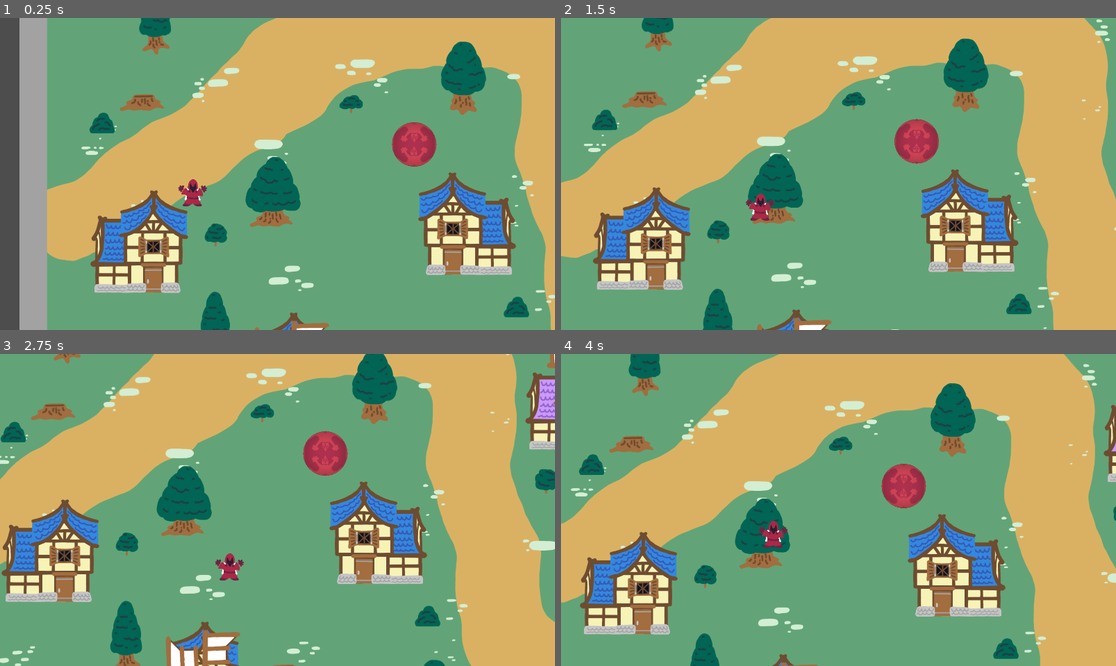
Above: before the commit, frames 1-4 (two rows, left to right).
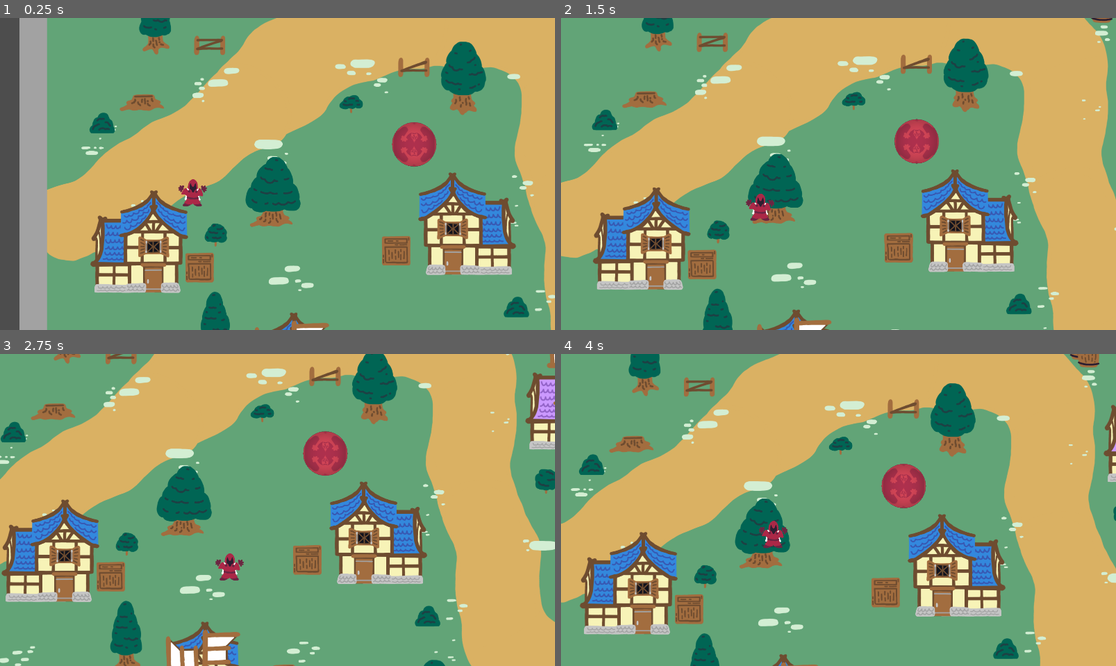
Above: after the commit, the same moments.

Repository: Hangover-Sunshine/KATAMARI-MEATBALL
Game: Godot game, scene res://scenes/Menus/ArtTest2.tscn
The game is run twice, just before and just after one commit, with the same random seed, the same clock (stepped at 60 frames per second) and the same inputs. This scene is started directly instead of the project's main scene.
Inputs (mouse positions are in pixels of both pictures, inside the frame that each line leads up to):
- Up to frame 1 (0.25 s): no input
- Up to frame 2 (1.5 s): tap Enter at 0.5 s; move the mouse to (960, 158) at 0.52 s; hold D (WalkRight) 0.53-1.28 s; click (960, 158) at 0.67 s; move the mouse to (727, 189) at 1.27 s; hold S (WalkDown) from 1.28 s (still down)
- Up to frame 3 (2.75 s): move the mouse to (333, 441) at 2.02 s; release S (WalkDown) at 2.03 s; hold D (WalkRight) from 2.03 s (still down)
- Up to frame 4 (4 s): move the mouse to (810, 572) at 2.77 s; release D (WalkRight) at 2.78 s; hold W (WalkUp) 2.78-3.53 s; click (810, 572) at 2.92 s; move the mouse to (1005, 556) at 3.52 s; hold A (WalkLeft) from 3.53 s (still down)

The runs differ from the first frame. In frame 1, 1.3% of the frame differs, in the area x 33-78%, y 5-85%; in frame 2, 1.4%; in frame 3, 1.2%; in frame 4, 1.5%, in the area x 20-97%, y 0-87%.

Commit message:
Misc Prop Assets Push

Diff:
--- a/scenes/Menus/ArtTest2.tscn
+++ b/scenes/Menus/ArtTest2.tscn
@@ -24,9 +24,7 @@
 [ext_resource type="Texture2D" uid="uid://jta30w7j0nj1" path="res://assets/props/decals/Decals_Rocks10.png" id="23_c1oe7"]
 [ext_resource type="Texture2D" uid="uid://la7cans3vgdf" path="res://assets/props/decals/Decals_Rocks08.png" id="24_51vfc"]
 [ext_resource type="Texture2D" uid="uid://b3aqn60d2bvo5" path="res://assets/props/decals/Decals_Rocks13.png" id="24_u4l52"]
-[ext_resource type="Texture2D" uid="uid://cavm6look57lx" path="res://assets/props/decals/Decal_WheatMound.png" id="25_5nxcd"]
 [ext_resource type="Texture2D" uid="uid://drxvimsm4vqbe" path="res://assets/props/decals/Decals_Rocks06.png" id="25_gb2t8"]
-[ext_resource type="Texture2D" uid="uid://dcaggp7hhwsx" path="res://assets/props/plant/Prop_Wheat_128x128.png" id="26_by04i"]
 [ext_resource type="Texture2D" uid="uid://b4mudy8wvoltu" path="res://assets/props/decals/Decals_Rocks04.png" id="26_ls0yy"]
 [ext_resource type="Texture2D" uid="uid://6frolb64yrqt" path="res://assets/props/plant/Prop_Tree4_192x320.png" id="27_llqv6"]
 [ext_resource type="Texture2D" uid="uid://cbq10sub770mo" path="res://assets/props/decals/Decals_Rocks02.png" id="27_mkswk"]
@@ -42,8 +40,14 @@
 [ext_resource type="Texture2D" uid="uid://n68s1ni7tknq" path="res://assets/props/buildings/2x1_Windmill_R.png" id="40_vvf43"]
 [ext_resource type="Texture2D" uid="uid://dkci22nji3hxh" path="res://assets/props/buildings/2x1_Windmill_L.png" id="41_y34pp"]
 [ext_resource type="Texture2D" uid="uid://d1qy8h3psvcc3" path="res://assets/props/buildings/2x1_Windmill.png" id="42_60fdd"]
+[ext_resource type="Texture2D" uid="uid://cfdu3txl1oov1" path="res://assets/props/misc/Prop_Crate.png" id="43_1nqd7"]
 [ext_resource type="Texture2D" uid="uid://bu7dkfhaaf4a7" path="res://assets/props/buildings/Prop_Windmill_Fan.png" id="43_s5q7p"]
+[ext_resource type="Texture2D" uid="uid://bnjo7qk4128tu" path="res://assets/props/misc/Prop_Barrel.png" id="44_0bmbh"]
 [ext_resource type="Texture2D" uid="uid://bnqlyu78vtchk" path="res://assets/props/buildings/Prop_Cottage_Debri.png" id="44_acrao"]
+[ext_resource type="Texture2D" uid="uid://dnvrhqqecbbte" path="res://assets/props/misc/Prop_FenceB.png" id="45_f4ugf"]
+[ext_resource type="Texture2D" uid="uid://c2mmxt0b553me" path="res://assets/props/misc/Prop_FenceC.png" id="46_trl8o"]
+[ext_resource type="Texture2D" uid="uid://c47en7150vh51" path="res://assets/props/misc/Prop_Sign.png" id="47_g5kkl"]
+[ext_resource type="Texture2D" uid="uid://csaotyh4rttur" path="res://assets/props/misc/Prop_FenceA.png" id="48_5nguj"]
 
 [sub_resource type="NavigationPolygon" id="NavigationPolygon_ccia3"]
 vertices = PackedVector2Array(1388, -1080, 1397, 1343, -1005, 1339, -996, -1084)
@@ -277,248 +281,6 @@
 position = Vector2(818, 323)
 texture = ExtResource("13_ik62h")
 
-[node name="Wheat" type="Node2D" parent="Art"]
-
-[node name="DecalWheatMound4" type="Sprite2D" parent="Art/Wheat"]
-position = Vector2(-168, -939)
-rotation = -0.0161428
-texture = ExtResource("25_5nxcd")
-
-[node name="DecalWheatMound5" type="Sprite2D" parent="Art/Wheat"]
-position = Vector2(-162, -790)
-rotation = -0.0161428
-texture = ExtResource("25_5nxcd")
-
-[node name="PropWheat128x131" type="Sprite2D" parent="Art/Wheat"]
-position = Vector2(-123, -1009)
-texture = ExtResource("26_by04i")
-hframes = 2
-
-[node name="PropWheat128x132" type="Sprite2D" parent="Art/Wheat"]
-position = Vector2(-121, -973)
-texture = ExtResource("26_by04i")
-hframes = 2
-
-[node name="PropWheat128x133" type="Sprite2D" parent="Art/Wheat"]
-position = Vector2(-116, -927)
-texture = ExtResource("26_by04i")
-hframes = 2
-
-[node name="PropWheat128x134" type="Sprite2D" parent="Art/Wheat"]
-position = Vector2(-113, -876)
-texture = ExtResource("26_by04i")
-hframes = 2
-
-[node name="PropWheat128x135" type="Sprite2D" parent="Art/Wheat"]
-position = Vector2(-107, -827)
-texture = ExtResource("26_by04i")
-hframes = 2
-
-[node name="PropWheat128x128" type="Sprite2D" parent="Art/Wheat"]
-position = Vector2(-103, -784)
-texture = ExtResource("26_by04i")
-hframes = 2
-
-[node name="PropWheat128x129" type="Sprite2D" parent="Art/Wheat"]
-position = Vector2(-100, -742)
-texture = ExtResource("26_by04i")
-hframes = 2
-
-[node name="PropWheat128x136" type="Sprite2D" parent="Art/Wheat"]
-position = Vector2(-231, -1009)
-texture = ExtResource("26_by04i")
-hframes = 2
-
-[node name="PropWheat128x137" type="Sprite2D" parent="Art/Wheat"]
-position = Vector2(-229, -969)
-texture = ExtResource("26_by04i")
-hframes = 2
-
-[node name="PropWheat128x138" type="Sprite2D" parent="Art/Wheat"]
-position = Vector2(-225, -917)
-texture = ExtResource("26_by04i")
-hframes = 2
-
-[node name="PropWheat128x139" type="Sprite2D" parent="Art/Wheat"]
-position = Vector2(-219, -873)
-texture = ExtResource("26_by04i")
-hframes = 2
-
-[node name="PropWheat128x140" type="Sprite2D" parent="Art/Wheat"]
-position = Vector2(-212, -826)
-texture = ExtResource("26_by04i")
-hframes = 2
-
-[node name="PropWheat128x141" type="Sprite2D" parent="Art/Wheat"]
-position = Vector2(-205, -779)
-texture = ExtResource("26_by04i")
-hframes = 2
-
-[node name="PropWheat128x142" type="Sprite2D" parent="Art/Wheat"]
-position = Vector2(-201, -729)
-texture = ExtResource("26_by04i")
-hframes = 2
-
-[node name="DecalWheatMound6" type="Sprite2D" parent="Art/Wheat"]
-position = Vector2(77.7821, -946.267)
-rotation = -0.0161428
-texture = ExtResource("25_5nxcd")
-
-[node name="DecalWheatMound7" type="Sprite2D" parent="Art/Wheat"]
-position = Vector2(83.7821, -797.267)
-rotation = -0.0161428
-texture = ExtResource("25_5nxcd")
-
-[node name="PropWheat128x143" type="Sprite2D" parent="Art/Wheat"]
-position = Vector2(122.782, -1016.27)
-texture = ExtResource("26_by04i")
-hframes = 2
-
-[node name="PropWheat128x144" type="Sprite2D" parent="Art/Wheat"]
-position = Vector2(124.782, -980.267)
-texture = ExtResource("26_by04i")
-hframes = 2
-
-[node name="PropWheat128x145" type="Sprite2D" parent="Art/Wheat"]
-position = Vector2(129.782, -934.267)
-texture = ExtResource("26_by04i")
-hframes = 2
-
-[node name="PropWheat128x146" type="Sprite2D" parent="Art/Wheat"]
-position = Vector2(132.782, -883.267)
-texture = ExtResource("26_by04i")
-hframes = 2
-
-[node name="PropWheat128x147" type="Sprite2D" parent="Art/Wheat"]
-position = Vector2(138.782, -834.267)
-texture = ExtResource("26_by04i")
-hframes = 2
-
-[node name="PropWheat128x130" type="Sprite2D" parent="Art/Wheat"]
-position = Vector2(142.782, -791.267)
-texture = ExtResource("26_by04i")
-hframes = 2
-
-[node name="PropWheat128x148" type="Sprite2D" parent="Art/Wheat"]
-position = Vector2(145.782, -749.267)
-texture = ExtResource("26_by04i")
-hframes = 2
-
-[node name="PropWheat128x149" type="Sprite2D" parent="Art/Wheat"]
-position = Vector2(14.7821, -1016.27)
-texture = ExtResource("26_by04i")
-hframes = 2
-
-[node name="PropWheat128x150" type="Sprite2D" parent="Art/Wheat"]
-position = Vector2(16.7821, -976.267)
-texture = ExtResource("26_by04i")
-hframes = 2
-
-[node name="PropWheat128x151" type="Sprite2D" parent="Art/Wheat"]
-position = Vector2(20.7821, -924.267)
-texture = ExtResource("26_by04i")
-hframes = 2
-
-[node name="PropWheat128x152" type="Sprite2D" parent="Art/Wheat"]
-position = Vector2(26.7821, -880.267)
-texture = ExtResource("26_by04i")
-hframes = 2
-
-[node name="PropWheat128x153" type="Sprite2D" parent="Art/Wheat"]
-position = Vector2(33.7821, -833.267)
-texture = ExtResource("26_by04i")
-hframes = 2
-
-[node name="PropWheat128x154" type="Sprite2D" parent="Art/Wheat"]
-position = Vector2(40.7821, -786.267)
-texture = ExtResource("26_by04i")
-hframes = 2
-
-[node name="PropWheat128x155" type="Sprite2D" parent="Art/Wheat"]
-position = Vector2(44.7821, -736.267)
-texture = ExtResource("26_by04i")
-hframes = 2
-
-[node name="DecalWheatMound8" type="Sprite2D" parent="Art/Wheat"]
-position = Vector2(324.782, -953.267)
-rotation = -0.0161428
-texture = ExtResource("25_5nxcd")
-
-[node name="DecalWheatMound9" type="Sprite2D" parent="Art/Wheat"]
-position = Vector2(330.782, -804.267)
-rotation = -0.0161428
-texture = ExtResource("25_5nxcd")
-
-[node name="PropWheat128x156" type="Sprite2D" parent="Art/Wheat"]
-position = Vector2(369.782, -1023.27)
-texture = ExtResource("26_by04i")
-hframes = 2
-
-[node name="PropWheat128x157" type="Sprite2D" parent="Art/Wheat"]
-position = Vector2(371.782, -987.267)
-texture = ExtResource("26_by04i")
-hframes = 2
-
-[node name="PropWheat128x158" type="Sprite2D" parent="Art/Wheat"]
-position = Vector2(376.782, -941.267)
-texture = ExtResource("26_by04i")
-hframes = 2
-
-[node name="PropWheat128x159" type="Sprite2D" parent="Art/Wheat"]
-position = Vector2(379.782, -890.267)
-texture = ExtResource("26_by04i")
-hframes = 2
-
-[node name="PropWheat128x160" type="Sprite2D" parent="Art/Wheat"]
-position = Vector2(385.782, -841.267)
-texture = ExtResource("26_by04i")
-hframes = 2
-
-[node name="PropWheat128x161" type="Sprite2D" parent="Art/Wheat"]
-position = Vector2(389.782, -798.267)
-texture = ExtResource("26_by04i")
-hframes = 2
-
-[node name="PropWheat128x162" type="Sprite2D" parent="Art/Wheat"]
-position = Vector2(392.782, -756.267)
-texture = ExtResource("26_by04i")
-hframes = 2
-
-[node name="PropWheat128x163" type="Sprite2D" parent="Art/Wheat"]
-position = Vector2(261.782, -1023.27)
-texture = ExtResource("26_by04i")
-hframes = 2
-
-[node name="PropWheat128x164" type="Sprite2D" parent="Art/Wheat"]
-position = Vector2(263.782, -983.267)
-texture = ExtResource("26_by04i")
-hframes = 2
-
-[node name="PropWheat128x165" type="Sprite2D" parent="Art/Wheat"]
-position = Vector2(267.782, -931.267)
-texture = ExtResource("26_by04i")
-hframes = 2
-
-[node name="PropWheat128x166" type="Sprite2D" parent="Art/Wheat"]
-position = Vector2(273.782, -887.267)
-texture = ExtResource("26_by04i")
-hframes = 2
-
-[node name="PropWheat128x167" type="Sprite2D" parent="Art/Wheat"]
-position = Vector2(280.782, -840.267)
-texture = ExtResource("26_by04i")
-hframes = 2
-
-[node name="PropWheat128x168" type="Sprite2D" parent="Art/Wheat"]
-position = Vector2(287.782, -793.267)
-texture = ExtResource("26_by04i")
-hframes = 2
-
-[node name="PropWheat128x169" type="Sprite2D" parent="Art/Wheat"]
-position = Vector2(291.782, -743.267)
-texture = ExtResource("26_by04i")
-hframes = 2
-
 [node name="Trees" type="Node2D" parent="Art"]
 
 [node name="PropTree4192x320" type="Sprite2D" parent="Art/Trees"]
@@ -785,7 +547,68 @@
 offset = Vector2(1.605, 0)
 
 [node name="PropCottageDebri" type="Sprite2D" parent="."]
-position = Vector2(152, 1048)
+position = Vector2(-17, -957)
 texture = ExtResource("44_acrao")
+hframes = 2
 vframes = 2
 frame = 1
+
+[node name="PropCrate" type="Sprite2D" parent="."]
+position = Vector2(290, -677)
+texture = ExtResource("43_1nqd7")
+
+[node name="PropCrate2" type="Sprite2D" parent="."]
+position = Vector2(289, -677)
+texture = ExtResource("43_1nqd7")
+
+[node name="PropCrate3" type="Sprite2D" parent="."]
+position = Vector2(192, -673)
+texture = ExtResource("43_1nqd7")
+
+[node name="PropCrate4" type="Sprite2D" parent="."]
+position = Vector2(236, -758)
+texture = ExtResource("43_1nqd7")
+
+[node name="PropBarrel" type="Sprite2D" parent="."]
+position = Vector2(677, -479)
+texture = ExtResource("44_0bmbh")
+
+[node name="PropBarrel2" type="Sprite2D" parent="."]
+position = Vector2(704, -453)
+texture = ExtResource("44_0bmbh")
+
+[node name="PropBarrel3" type="Sprite2D" parent="."]
+position = Vector2(693, -537)
+texture = ExtResource("44_0bmbh")
+
+[node name="PropFenceB" type="Sprite2D" parent="."]
+position = Vector2(-643, -339)
+texture = ExtResource("45_f4ugf")
+
+[node name="PropFenceC" type="Sprite2D" parent="."]
+position = Vector2(63, -263)
+texture = ExtResource("46_trl8o")
+
+[node name="PropSign" type="Sprite2D" parent="."]
+position = Vector2(-197, -639)
+texture = ExtResource("47_g5kkl")
+
+[node name="PropFenceA" type="Sprite2D" parent="."]
+position = Vector2(539, -551)
+texture = ExtResource("48_5nguj")
+
+[node name="PropCrate5" type="Sprite2D" parent="."]
+position = Vector2(1138, -79)
+texture = ExtResource("43_1nqd7")
+
+[node name="PropCrate6" type="Sprite2D" parent="."]
+position = Vector2(2, 372)
+texture = ExtResource("43_1nqd7")
+
+[node name="PropCrate7" type="Sprite2D" parent="."]
+position = Vector2(-678, 430)
+texture = ExtResource("43_1nqd7")
+
+[node name="PropCrate8" type="Sprite2D" parent="."]
+position = Vector2(-532, 963)
+texture = ExtResource("43_1nqd7")
Binary file added: assets/props/misc/Prop_Barrel.png
Not shown, changed: assets/props/misc/Prop_Barrel.png.import
Binary file added: assets/props/misc/Prop_Crate.png
Not shown, added: assets/props/misc/Prop_Crate.png.import
Binary file added: assets/props/misc/Prop_FenceA.png
Not shown, added: assets/props/misc/Prop_FenceA.png.import
Binary file added: assets/props/misc/Prop_FenceB.png
Not shown, added: assets/props/misc/Prop_FenceB.png.import
Binary file added: assets/props/misc/Prop_FenceC.png
Not shown, added: assets/props/misc/Prop_FenceC.png.import
Binary file added: assets/props/misc/Prop_Sign.png
Not shown, added: assets/props/misc/Prop_Sign.png.import
(and 4 more such lines)
